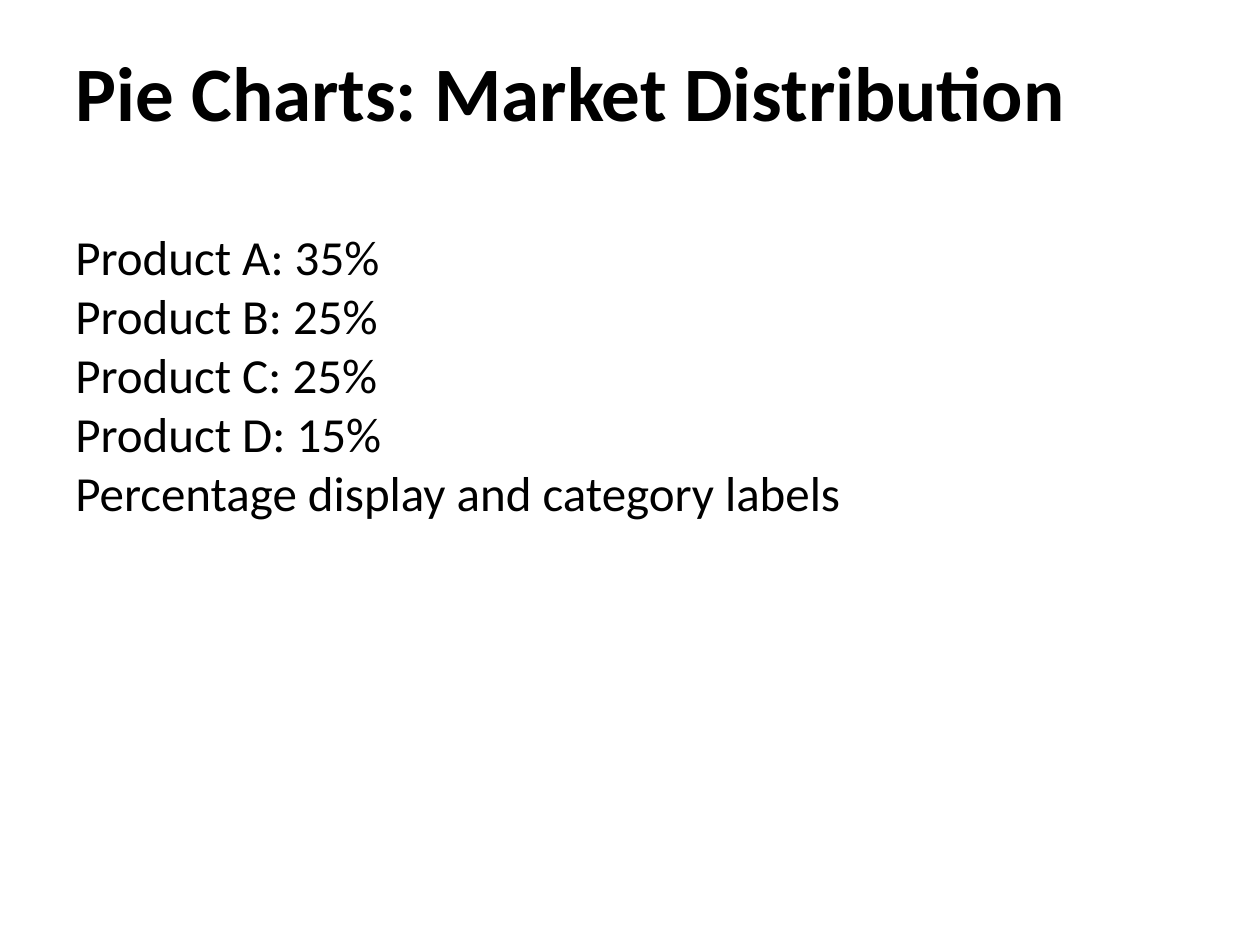
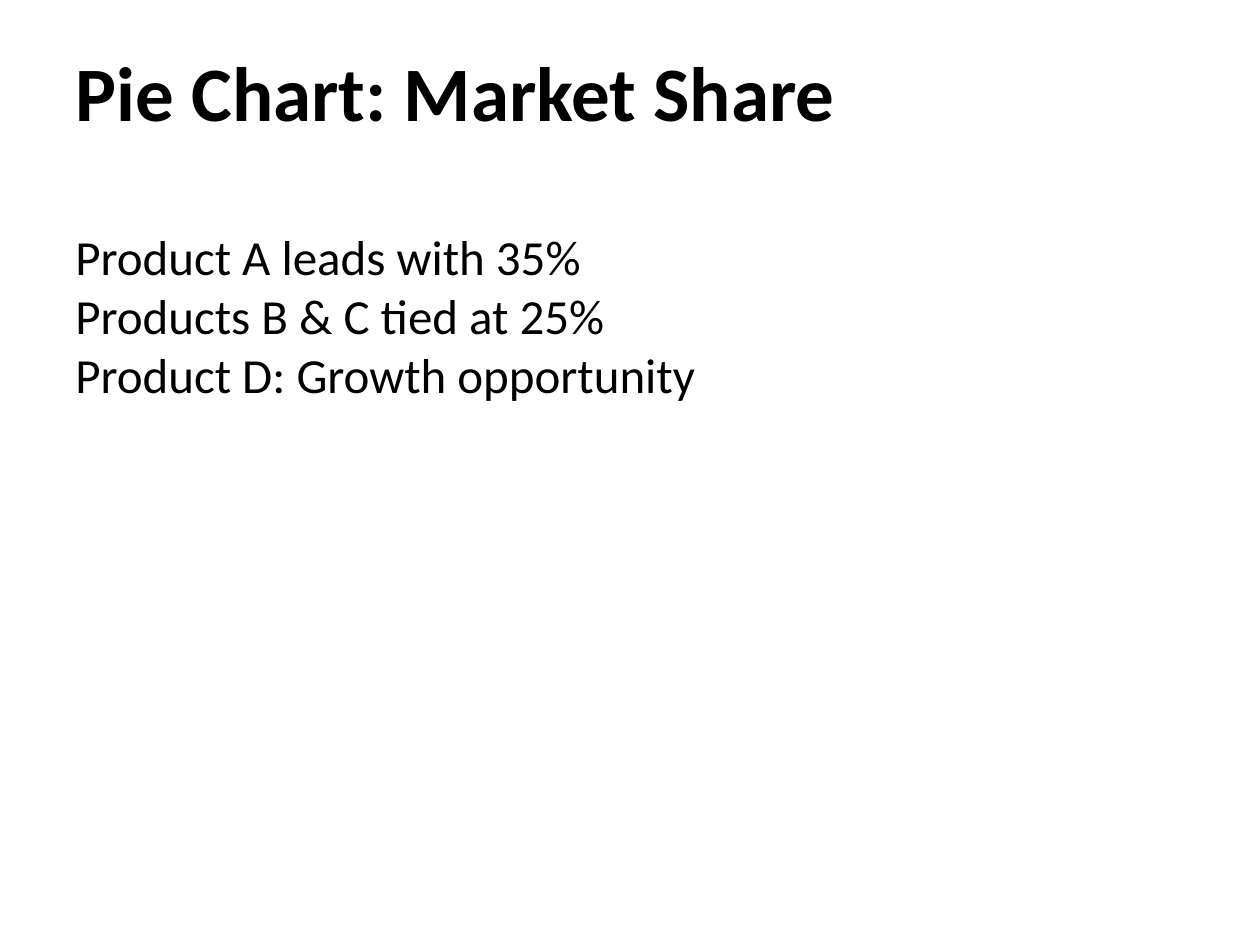
Before and after one commit to awol2005ex/ppt-rs, a slide deck: slide 11 of comprehensive_demo.pptx (slide 7 before the commit). Drawn at 1260x945 pixels with LibreOffice and Linux fonts; fonts in the diff are those of the drawing. Boxes give left, top, right and bottom in pixels: in the first picture for what was removed or moved away, otherwise in the second. Text is boxed around its words. In the diff, an @@ line names an element or a change of style, - is before the commit and + after.

Commit message:
Expand comprehensive demo to showcase all library features with detailed examples and documentation
- Add comprehensive documentation header explaining all demonstrated features
- Import all builder APIs: SlideLayout, Table/TableBuilder, Chart/ChartBuilder, ImageBuilder, TextFormat, Shape
- Organize demo into 7 parts with visual separators and progress logging
- Part 1: Demonstrate all 6 slide layouts (CenteredTitle, TitleOnly, TitleAndContent, TitleAndBigContent, TwoColumn, Blank)
- Part 2: Show

```diff
--- a/comprehensive_demo.pptx
+++ b/comprehensive_demo.pptx
@@ title at (75,67,835,122): text changed @@
-Pie Charts: Market Distribution
+Pie Chart: Market Share
@@ text at (75,241,695,401): text changed @@
-Product A: 35%
-Product B: 25%
-Product C: 25%
-Product D: 15%
-Percentage display and category labels
+Product A leads with 35%
+Products B & C tied at 25%
+Product D: Growth opportunity
```
Also in this commit, not shown: 3 other slides changed, 10 slides added, 6 slides removed, 1 other file.
